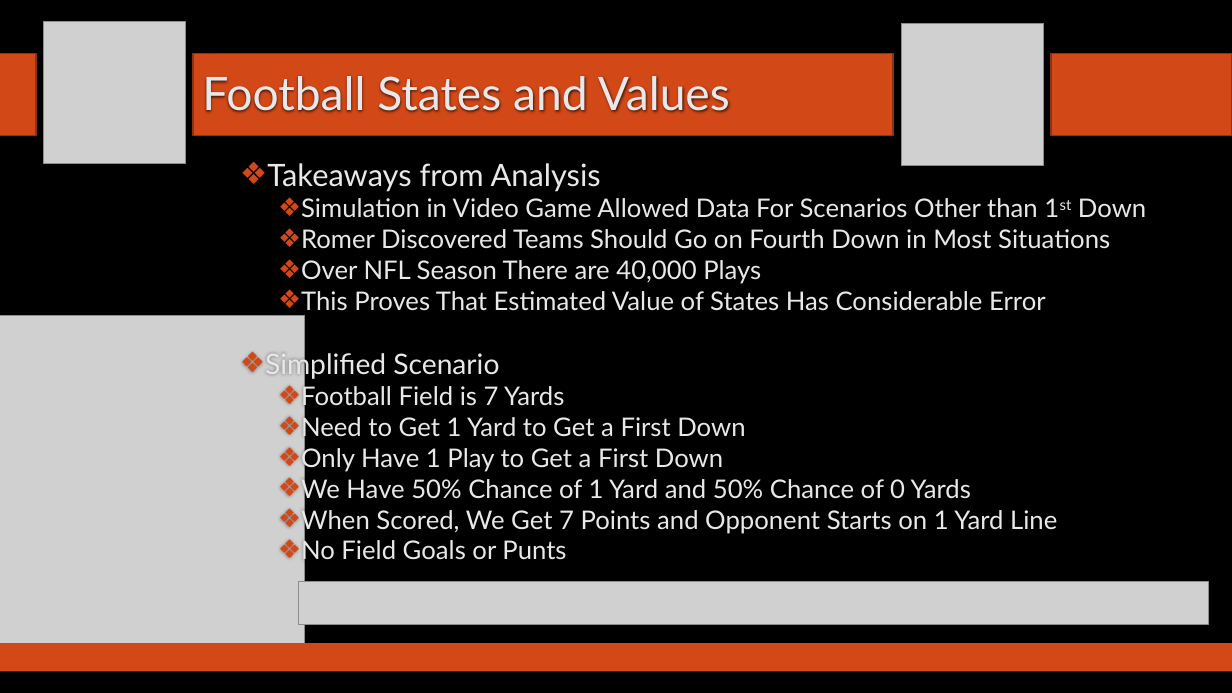
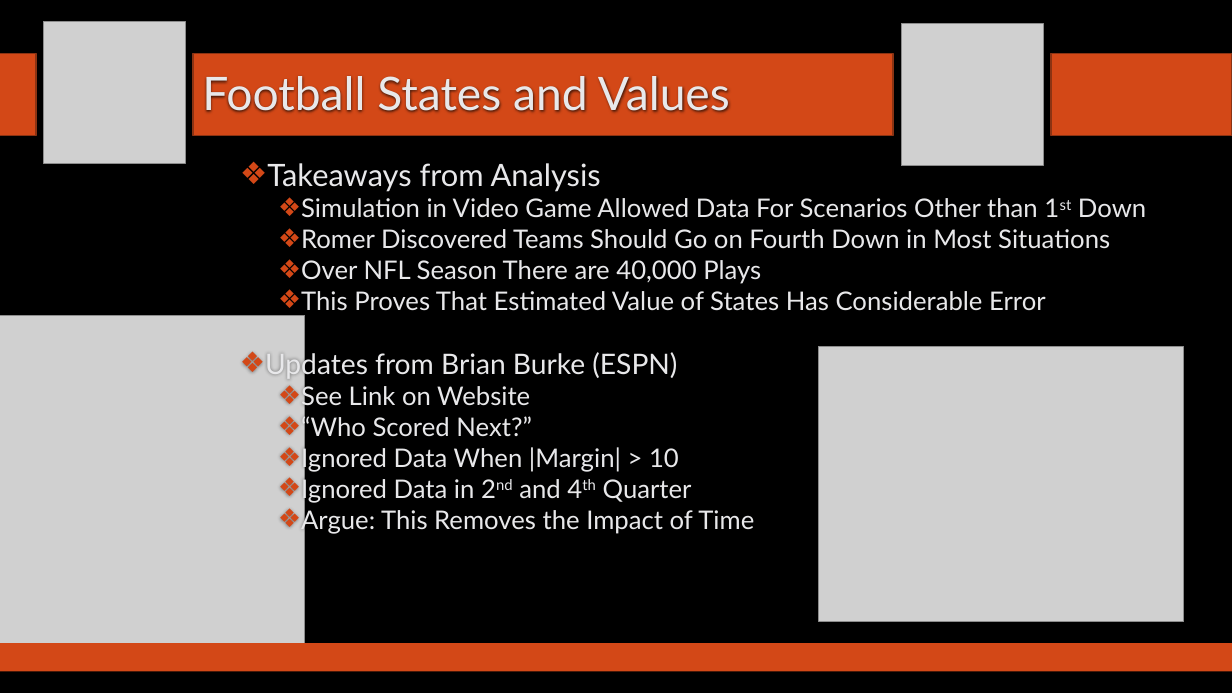
Before and after one commit to SuperMarioGiacomazzo/STOR538_WEBSITE, a slide deck: slide 7 of Slides/Football 3/Footballl_3_Lecture.pptx. Drawn at 1232x693 pixels with LibreOffice and Linux fonts; fonts in the diff are those of the drawing; grey boxes stand for pictures; background and template pictures are left out. Boxes give left, top, right and bottom in pixels: in the first picture for what was removed or moved away, otherwise in the second. Text is boxed around its words. In the diff, an @@ line names an element or a change of style, - is before the commit and + after.

```diff
--- a/Slides/Football 3/Footballl_3_Lecture.pptx
+++ b/Slides/Football 3/Footballl_3_Lecture.pptx
@@ text at (265,350,754,534): text changed @@
-❖ Simplified Scenario
-  ❖ Football Field is 7 Yards
-  ❖ Need to Get 1 Yard to Get a First Down
-  ❖ Only Have 1 Play to Get a First Down
-  ❖ We Have 50% Chance of 1 Yard and 50% Chance of 0 Yards
-  ❖ When Scored, We Get 7 Points and Opponent Starts on 1 Yard Line
-  ❖ No Field Goals or Punts
+❖ Updates from Brian Burke (ESPN)
+  ❖ See Link on Website
+  ❖ “Who Scored Next?”
+  ❖ Ignored Data When |Margin| > 10
+  ❖ Ignored Data in 2nd and 4th Quarter
+  ❖ Argue: This Removes the Impact of Time
@@ picture added at (819,347,1184,622) @@
@@ picture removed at (299,582,1208,626) @@
```
Also in this commit, not shown: 2 other slides changed, 1 slide added, 3 other files.
